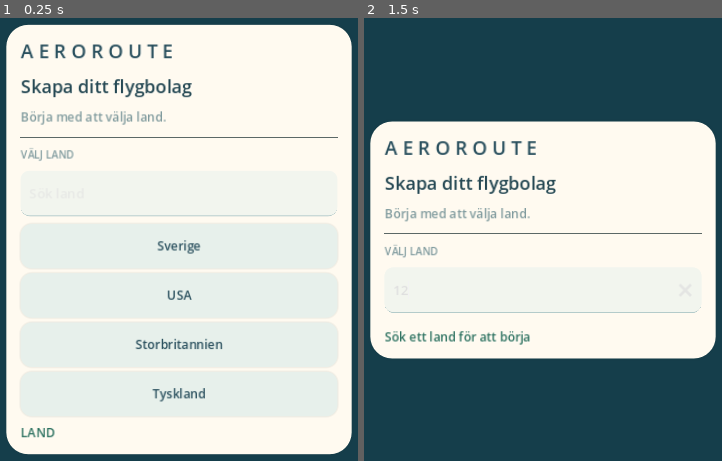
Above: before the commit, frames 1-2 (left to right).
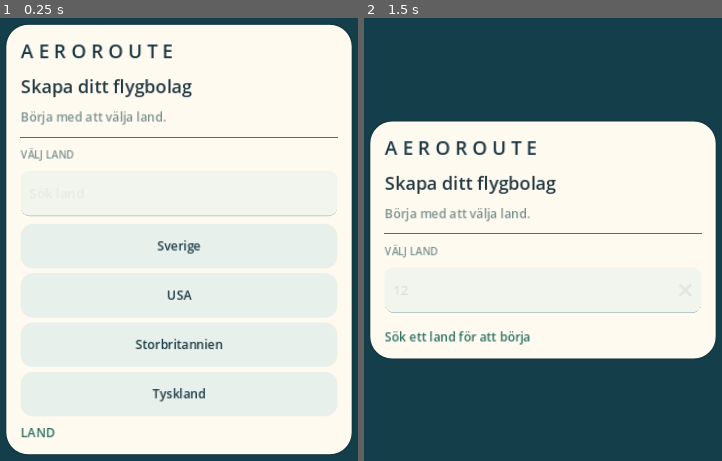
Above: after the commit, the same moments.

Repository: atcozproject-netizen/Aeroroute-iOS
Game: Godot game, scene res://scenes/Main.tscn
Two runs of this game, one before a commit and one after it. Both use one fixed random seed, a clock stepped at 60 frames per second and the inputs below.
Inputs (mouse positions are in pixels of both pictures, inside the frame that each line leads up to):
- Up to frame 1 (0.25 s): no input
- Up to frame 2 (1.5 s): click (543, 195) at 0.52 s; type "12" at 0.6 s; click "SÖK" at 1.25 s

The runs differ from the first frame. In frame 1, 0.2% of the frame differs, in the area x 6-60%, y 6-86%; in frame 2, 0.1%.

Commit message:
design(ios): compact cockpit, refined atlas palette and low-profile navigation controls

Diff:
--- a/scripts/Main.gd
+++ b/scripts/Main.gd
@@ -6,12 +6,12 @@
 const FlightScript = preload("res://scripts/FlightLayer.gd")
 const FirScript = preload("res://scripts/FirLayer.gd")
 const ProfitScript = preload("res://scripts/ProfitEffects.gd")
-const PAPER = Color("fffdf5")
-const INK = Color("254853")
-const MUTED = Color("7f9a9d")
-const DARK = Color("294f5d")
-const MINT = Color("edf4ef")
-const GOLD = Color("e9b68e")
+const PAPER = Color("f6f1e8")
+const INK = Color("223940")
+const MUTED = Color("78918e")
+const DARK = Color("193742")
+const MINT = Color("edf1e9")
+const GOLD = Color("e6b783")
 
 var game = StateScript.new()
 var world_map
@@ -133,8 +133,8 @@
 	s.content_margin_right = 15
 	s.content_margin_top = 13
 	s.content_margin_bottom = 13
-	s.shadow_color = Color(0.10, 0.19, 0.20, 0.09)
-	s.shadow_size = 4
+	s.shadow_color = Color(0.01, 0.07, 0.10, 0.16)
+	s.shadow_size = 3
 	p.add_theme_stylebox_override("panel", s)
 	return p
 
@@ -160,12 +160,12 @@
 	b.add_theme_color_override("font_focus_color", PAPER if filled else DARK)
 	var normal := StyleBoxFlat.new()
 	normal.bg_color = DARK if filled else Color("e7f0eb")
-	normal.shadow_size = 2
-	normal.shadow_color = Color(0.10, 0.19, 0.20, 0.08)
-	normal.corner_radius_top_left = 12
-	normal.corner_radius_top_right = 12
-	normal.corner_radius_bottom_left = 12
-	normal.corner_radius_bottom_right = 12
+	normal.shadow_size = 0
+	normal.shadow_color = Color(0.0, 0.0, 0.0, 0.0)
+	normal.corner_radius_top_left = 13
+	normal.corner_radius_top_right = 13
+	normal.corner_radius_bottom_left = 13
+	normal.corner_radius_bottom_right = 13
 	normal.content_margin_left = 13
 	normal.content_margin_right = 13
 	b.add_theme_stylebox_override("normal", normal)
@@ -254,7 +254,7 @@
 	add_child(profit_layer)
 	profit_layer.setup(game, world_map)
 	# Opaque, non-interactive header gives the brand and counters proper readability.
-	var header: PanelContainer = add_styled_panel(Color(0.065, 0.19, 0.23, 0.96), 20)
+	var header: PanelContainer = add_styled_panel(Color(0.065, 0.16, 0.21, 0.97), 21)
 	cockpit_background = header
 	var header_style: StyleBoxFlat = header.get_theme_stylebox("panel") as StyleBoxFlat
 	header_style.content_margin_left = 0
@@ -262,14 +262,14 @@
 	header_style.content_margin_top = 0
 	header_style.content_margin_bottom = 0
 	header_style.shadow_color = Color(0.04, 0.17, 0.20, 0.24)
-	header_style.shadow_size = 10
-	header_style.border_width_bottom = 2
-	header_style.border_color = Color("e5b979")
+	header_style.shadow_size = 5
+	header_style.border_width_bottom = 1
+	header_style.border_color = Color(0.66, 0.80, 0.77, 0.20)
 	header.anchor_right = 1.0
 	header.offset_left = 8.0
 	header.offset_right = -8.0
 	header.offset_top = 6.0
-	header.offset_bottom = 119.0
+	header.offset_bottom = 95.0
 	header.mouse_filter = Control.MOUSE_FILTER_IGNORE
 	add_child(header)
 	var top: VBoxContainer = stack(6)
@@ -277,11 +277,12 @@
 	top.anchor_right = 1.0
 	top.offset_left = 19.0
 	top.offset_right = -19.0
-	top.offset_top = 14.0
+	top.offset_top = 10.0
 	add_child(top)
 	var brand_row: HBoxContainer = row(9)
 	top.add_child(brand_row)
 	var logo_box: PanelContainer = add_styled_panel(Color("255b69"), 12)
+	logo_box.visible = false
 	var logo_style: StyleBoxFlat = logo_box.get_theme_stylebox("panel") as StyleBoxFlat
 	logo_style.content_margin_left = 4
 	logo_style.content_margin_right = 4
@@ -295,7 +296,7 @@
 	logo_box.add_child(mark)
 	var brand_text: VBoxContainer = stack(0)
 	brand_row.add_child(expanded(brand_text))
-	brand_text.add_child(label("AEROROUTE", 17, Color("fff9e8"), true))
+	brand_text.add_child(label("AEROROUTE", 18, Color("fff9e8"), true))
 	brand_status = label("FLYGOPERATIVT", 9, Color("a8ccd0"))
 	brand_status.autowrap_mode = TextServer.AUTOWRAP_OFF
 	brand_status.clip_text = true
@@ -315,12 +316,12 @@
 		world_map.reset_gesture()
 		world_map.center_on(game.home)
 	)
-	hud = add_styled_panel(Color(0.19, 0.39, 0.43, 0.76), 11)
+	hud = add_styled_panel(Color(0.24, 0.38, 0.43, 0.28), 9)
 	var compact_style: StyleBoxFlat = hud.get_theme_stylebox("panel") as StyleBoxFlat
 	compact_style.content_margin_left = 10
 	compact_style.content_margin_right = 10
-	compact_style.content_margin_top = 5
-	compact_style.content_margin_bottom = 5
+	compact_style.content_margin_top = 3
+	compact_style.content_margin_bottom = 3
 	top.add_child(hud)
 	var stats: HBoxContainer = row(7)
 	hud.add_child(stats)
@@ -328,15 +329,15 @@
 	stats.add_child(build_stat("LINJER", "0", "routes"))
 	# Passenger counts remain available in the company panel.
 
-	nav_bar = add_styled_panel(Color(0.07, 0.19, 0.24, 0.96), 19)
+	nav_bar = add_styled_panel(Color(0.06, 0.15, 0.20, 0.96), 21)
 	var nav_back: StyleBoxFlat = nav_bar.get_theme_stylebox("panel") as StyleBoxFlat
 	nav_back.shadow_color = Color(0.02, 0.15, 0.22, 0.26)
-	nav_back.shadow_size = 9
+	nav_back.shadow_size = 3
 	var nav_style: StyleBoxFlat = nav_bar.get_theme_stylebox("panel") as StyleBoxFlat
-	nav_style.content_margin_top = 5
-	nav_style.content_margin_bottom = 5
-	nav_style.content_margin_left = 8
-	nav_style.content_margin_right = 8
+	nav_style.content_margin_top = 4
+	nav_style.content_margin_bottom = 4
+	nav_style.content_margin_left = 5
+	nav_style.content_margin_right = 5
 	nav_bar.anchor_top = 1.0
 	nav_bar.anchor_bottom = 1.0
 	nav_bar.anchor_right = 1.0
@@ -349,7 +350,7 @@
 		var b: Button = button(str(item["name"]), false)
 		b.size_flags_horizontal = Control.SIZE_EXPAND_FILL
 		b.custom_minimum_size.y = 42.0
-		b.add_theme_font_size_override("font_size", 11)
+		b.add_theme_font_size_override("font_size", 12)
 		nav.add_child(b)
 		var id: String = str(item["id"])
 		b.pressed.connect(func() -> void: show_tab(id))
@@ -394,7 +395,7 @@
 	)
 	route_mode_button = button("NY LINJE", true)
 	var route_action_style: StyleBoxFlat = route_mode_button.get_theme_stylebox("normal") as StyleBoxFlat
-	route_action_style.bg_color = Color("e7b574")
+	route_action_style.bg_color = Color("e6bc85")
 	route_mode_button.add_theme_color_override("font_color", Color("123441"))
 	route_mode_button.add_theme_color_override("font_hover_color", Color("123441"))
 	route_mode_button.toggle_mode = true
@@ -601,10 +602,10 @@
 	cockpit_background.anchor_right = 0.0 if landscape else 1.0
 	cockpit_background.offset_left = 8.0
 	cockpit_background.offset_right = cockpit_width - 8.0 if landscape else -8.0
-	cockpit_background.offset_bottom = 108.0 if landscape else 118.0
+	cockpit_background.offset_bottom = 84.0 if landscape else 93.0
 	cockpit_top.anchor_right = 0.0 if landscape else 1.0
-	cockpit_top.offset_left = 19.0
-	cockpit_top.offset_right = cockpit_width - 19.0 if landscape else -19.0
+	cockpit_top.offset_left = 16.0
+	cockpit_top.offset_right = cockpit_width - 16.0 if landscape else -16.0
 	zoom_buttons.columns = 4 if landscape else 1
 	zoom_buttons.offset_top = 84.0 if landscape else 143.0
 	zoom_buttons.offset_left = -224.0 if landscape else -61.0
@@ -639,8 +640,8 @@
 	var game_action_width: float = minf(130.0, maxf(95.0, view_size.x * 0.15))
 	route_mode_button.offset_left = 13.0
 	route_mode_button.offset_right = 13.0 + game_action_width
-	route_mode_button.offset_top = -126.0 if landscape else -196.0
-	route_mode_button.offset_bottom = -76.0 if landscape else -147.0
+	route_mode_button.offset_top = -126.0 if landscape else -125.0
+	route_mode_button.offset_bottom = -76.0 if landscape else -76.0
 	follow_button.offset_left = 24.0 + game_action_width
 	follow_button.offset_right = 24.0 + game_action_width * 2.0
 	follow_button.offset_top = route_mode_button.offset_top
@@ -1148,7 +1149,9 @@
 		nav_button.modulate = Color.WHITE
 		var active: bool = key == tab
 		var nav_style := StyleBoxFlat.new()
-		nav_style.bg_color = Color("e8b877") if active else Color(0.14, 0.33, 0.39, 0.85)
+		nav_style.bg_color = Color(0.21, 0.37, 0.41, 0.97) if active else Color(0.07, 0.20, 0.25, 0.96)
+		nav_style.border_width_bottom = 3 if active else 0
+		nav_style.border_color = Color("e6bc85")
 		nav_style.corner_radius_top_left = 12
 		nav_style.corner_radius_top_right = 12
 		nav_style.corner_radius_bottom_left = 12
@@ -1156,7 +1159,7 @@
 		nav_style.content_margin_left = 4
 		nav_style.content_margin_right = 4
 		nav_button.add_theme_stylebox_override("normal", nav_style)
-		nav_button.add_theme_color_override("font_color", Color("173d49") if active else Color("deeff0"))
+		nav_button.add_theme_color_override("font_color", Color("fff0d5") if active else Color("c1d3d1"))
 	if tab != "map":
 		build_tab()
 
